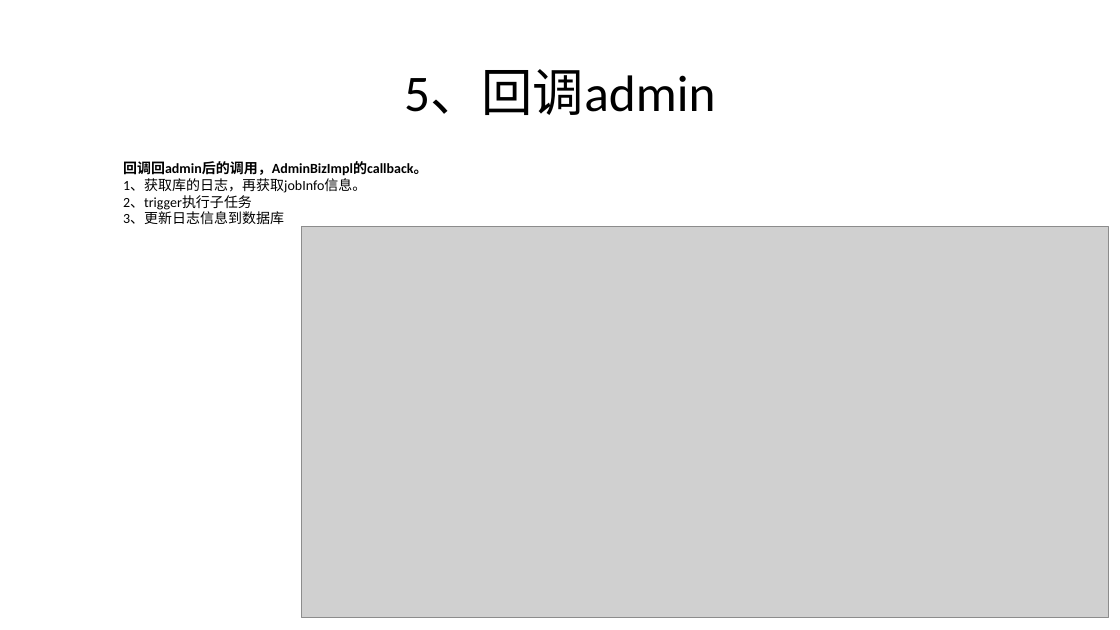
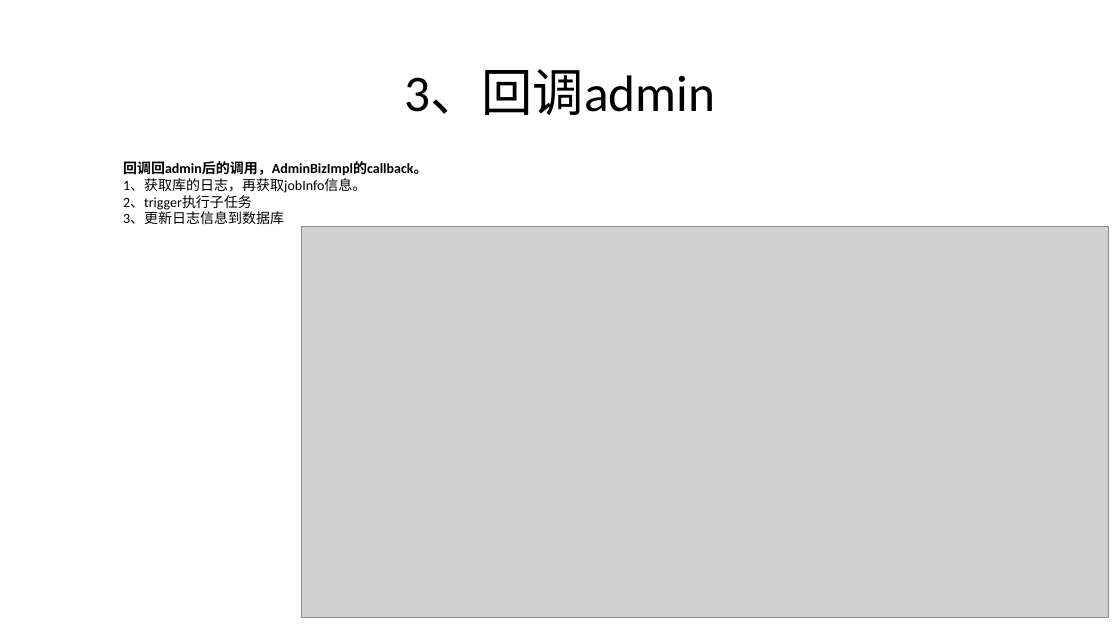
Before and after one commit to caideli1/doc, a slide deck: slide 20 of XXL-JOB技术分享.pptx (slide 19 before the commit). Drawn at 1120x630 pixels with LibreOffice and Linux fonts; fonts in the diff are those of the drawing; grey boxes stand for pictures. Boxes give left, top, right and bottom in pixels: in the first picture for what was removed or moved away, otherwise in the second. Text is boxed around its words. In the diff, an @@ line names an element or a change of style, - is before the commit and + after.

```diff
--- a/XXL-JOB技术分享.pptx
+++ b/XXL-JOB技术分享.pptx
@@ title at bbox=[404, 69, 715, 115]: text changed @@
-5、回调admin
+3、回调admin
```
Also in this commit, not shown: 4 other slides changed, 4 slides added, 1 slide removed.
